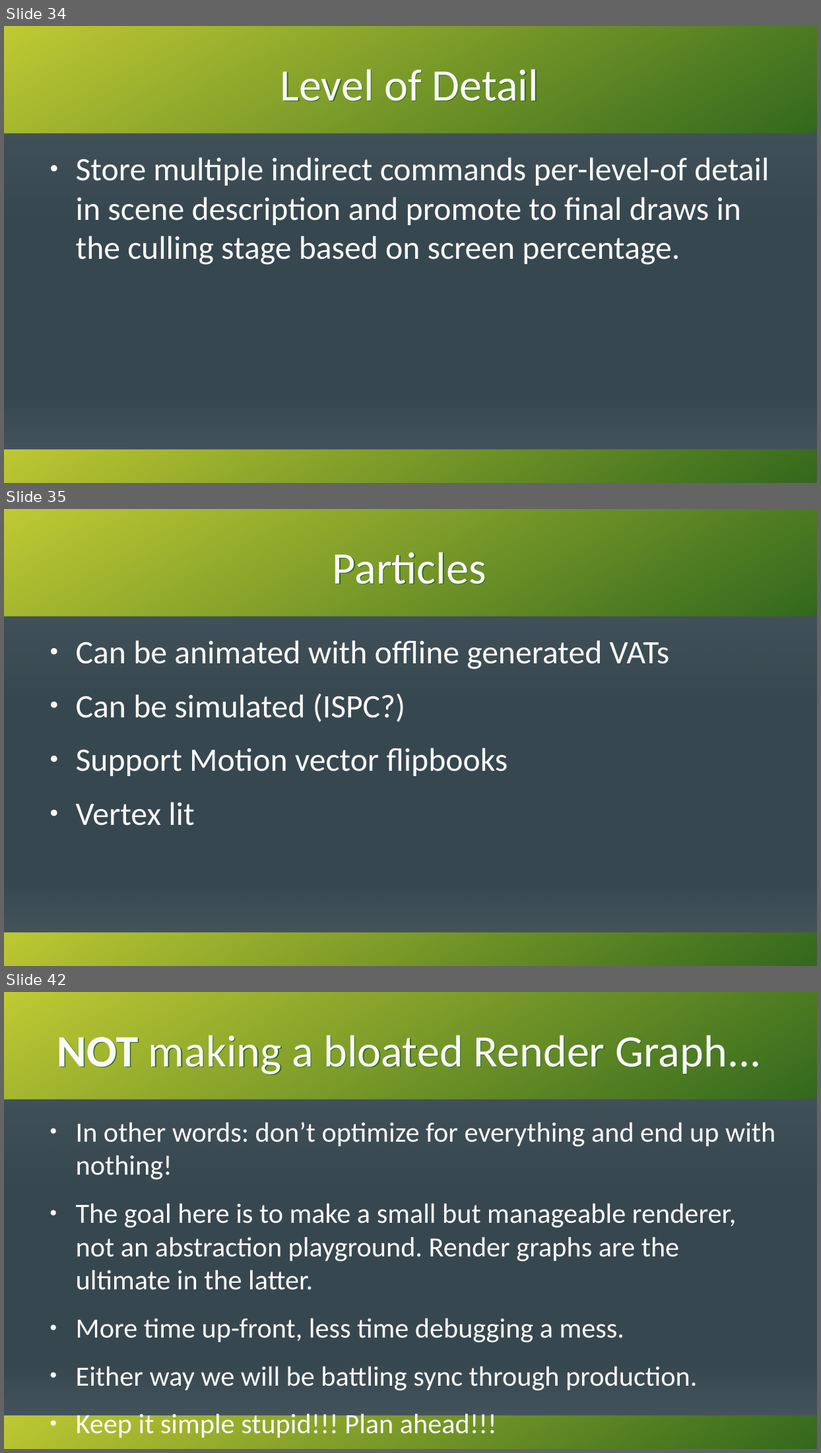
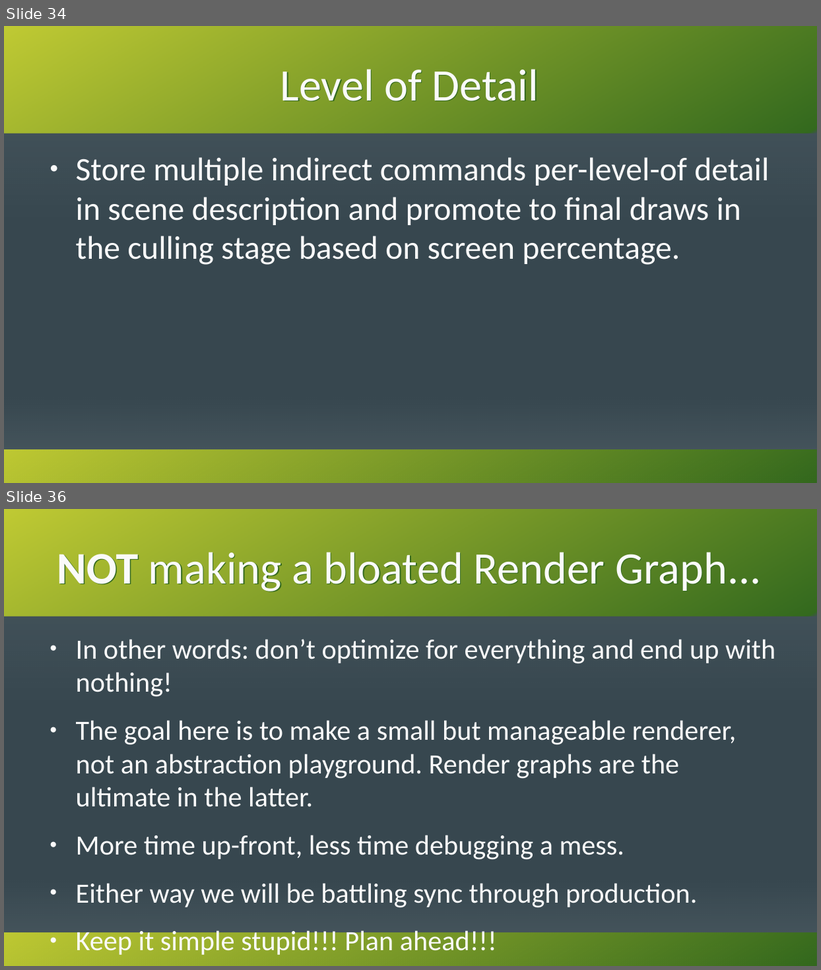
Before and after one commit to KenzieMac130/CitrusToolbox, a slide deck: docs/MovingToGpuDrivenRendering.odp. Shown one above the other, each under a label of ours: slides 34, 35 and 42 before the commit, slides 34 and 36 after it; the slides between them are not shown. The pictures are 821x1453 and 821x970 pixels, drawn with LibreOffice and Linux fonts; fonts in the diff are those of the drawing. Boxes give left, top, right and bottom in pixels: in the first picture for what was removed or moved away, otherwise in the second. Text is boxed around its words. In the diff, an @@ line names an element or a change of style, - is before the commit and + after.

```diff
--- a/docs/MovingToGpuDrivenRendering.odp
+++ b/docs/MovingToGpuDrivenRendering.odp
@@ slide 35 removed at [4,509,817,966], background #37474F; not listed: 4 template elements that a slide beside it also shows @@
@@ title removed at [333,552,486,585] @@
-Particles
@@ text removed at [76,640,670,826] @@
-● Can be animated with offline generated VATs
-● Can be simulated (ISPC?)
-● Support Motion vector flipbooks
-● Vertex lit
@@ what was slide 42 is now slide 36 @@
```
Also in this commit, not shown: 2 slides changed, 9 other slides removed.
